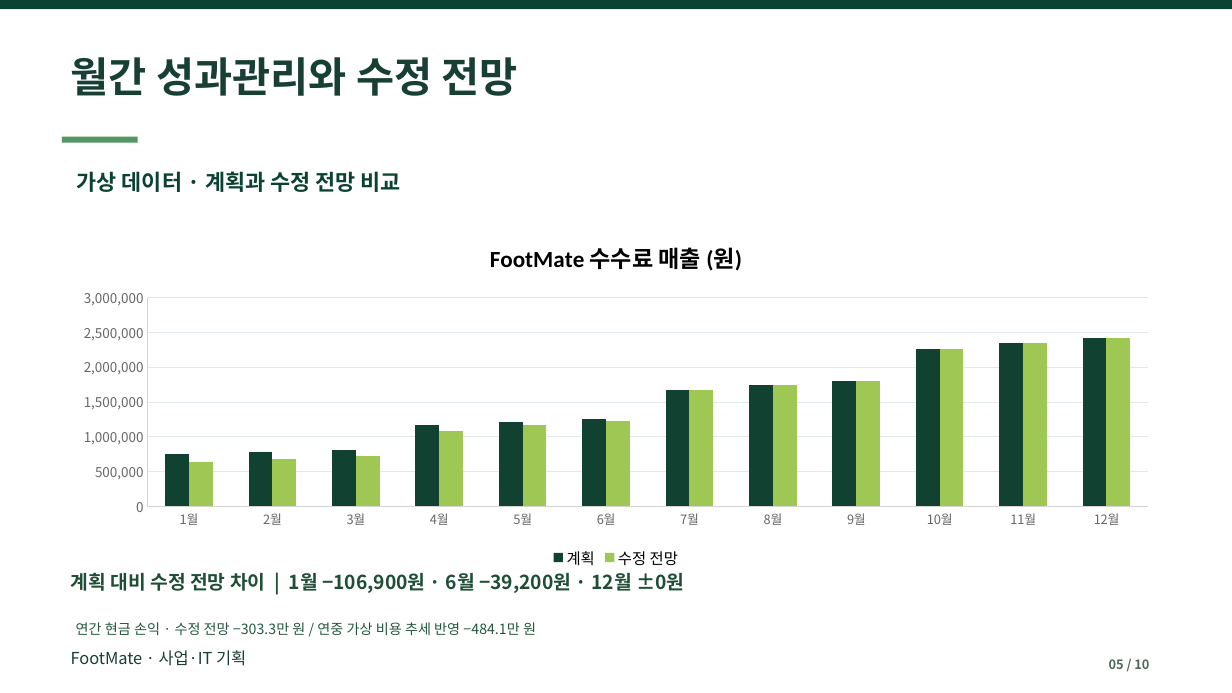
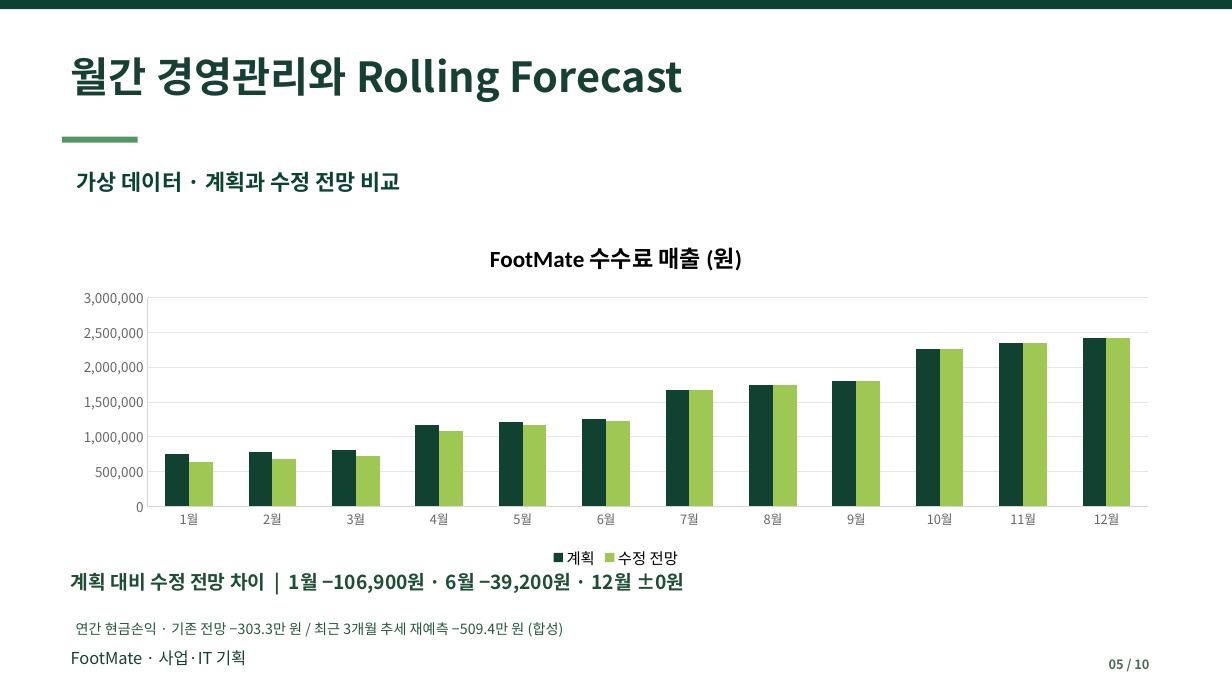
Before and after one commit to dohyunkimmm/footmate, a slide deck: slide 5 of src/case-study/downloads/footmate_report.pptx. Drawn at 1232x693 pixels with LibreOffice and Linux fonts; fonts in the diff are those of the drawing. Boxes give left, top, right and bottom in pixels: in the first picture for what was removed or moved away, otherwise in the second. Text is boxed around its words. In the diff, an @@ line names an element or a change of style, - is before the commit and + after.

Commit message:
FootMate 경영기획 PPT 원본·웹 미리보기 최종 동기화

```diff
--- a/src/case-study/downloads/footmate_report.pptx
+++ b/src/case-study/downloads/footmate_report.pptx
@@ text at (71,57,683,102): text changed @@
-월간 성과관리와 수정 전망
+월간 경영관리와 Rolling Forecast
@@ text at (76,622,564,637): text changed @@
-연간 현금 손익 · 수정 전망 −303.3만 원 / 연중 가상 비용 추세 반영 −484.1만 원
+연간 현금손익 · 기존 전망 −303.3만 원 / 최근 3개월 추세 재예측 −509.4만 원 (합성)
```
Also in this commit, not shown: 2 other slides changed, 1 other file.
